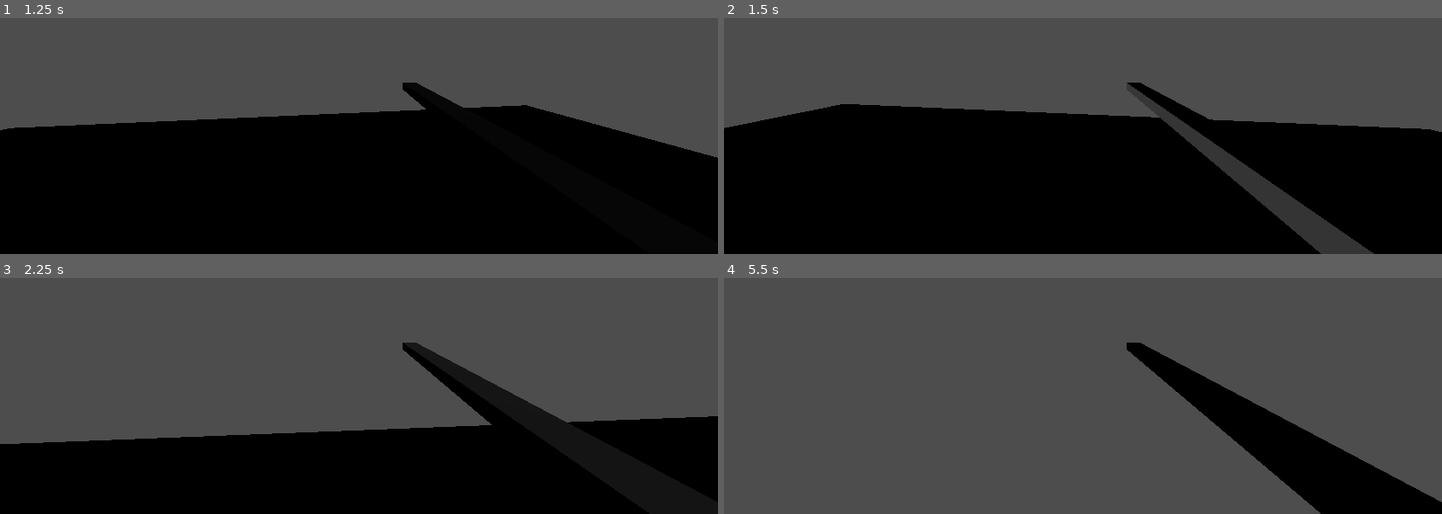
Above: before the commit, frames 1-4 (two rows, left to right).
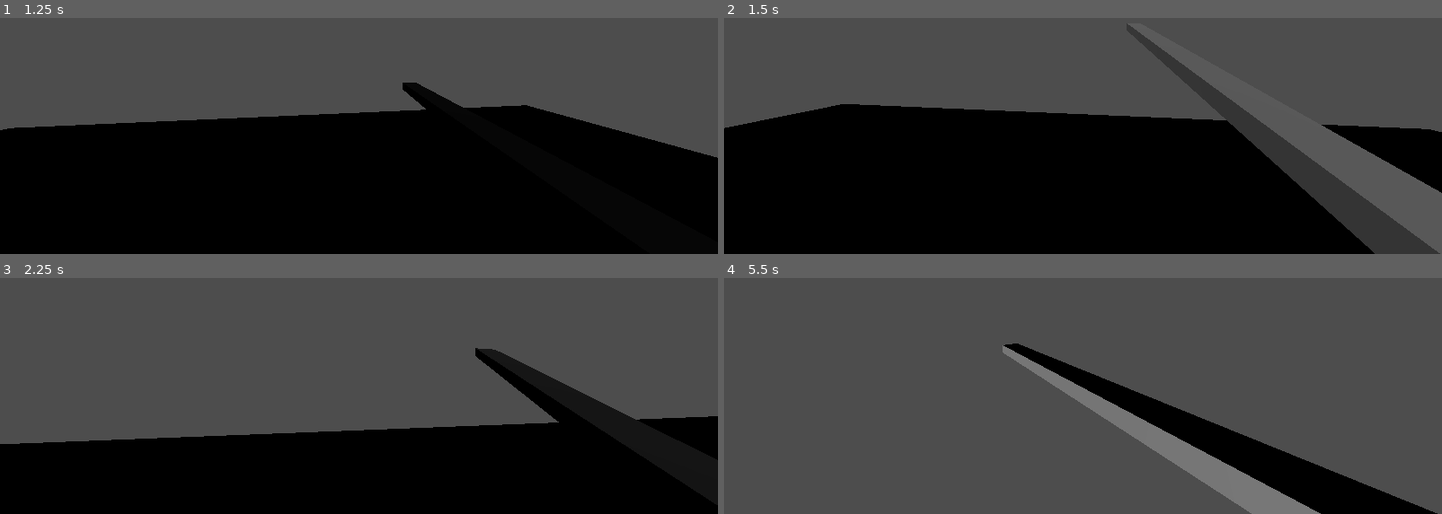
Above: after the commit, the same moments.

Repository: Rule2k/slasher
Game: Godot game, scene res://scenes/main/Main.tscn
Same seed, same stepped clock (60 frames per second), same inputs: the game is played once before the commit and once after it.
Inputs (mouse positions are in pixels of both pictures, inside the frame that each line leads up to):
- Up to frame 1 (1.25 s): tap Enter at 0.5 s; move the mouse to (394, 51) at 0.52 s; hold W (move_forward) from 0.53 s (still down); click (394, 51) at 0.6 s; tap Space (jump) at 0.77 s
- Up to frame 2 (1.5 s): keep holding W (move_forward); move the mouse to (1047, 53) at 1.27 s; tap Q (attack_overhead) at 1.35 s
- Up to frame 3 (2.25 s): keep holding W (move_forward); tap Space (jump) at 1.52 s; move the mouse to (373, 306) at 2.02 s; right-click (373, 306) at 2.1 s
- Up to frame 4 (5.5 s): keep holding W (move_forward); move the mouse to (1075, 318) at 2.77 s; tap E (attack_stab) at 2.85 s; tap Space (jump) at 3.02, 3.77, 4.52 s; move the mouse to (1133, 318) at 3.52 s; click (1133, 318) at 3.6 s; move the mouse to (1025, 308) at 4.27 s; tap Q (attack_overhead) at 4.35 s; move the mouse to (1090, 313) at 5.02 s; right-click (1090, 313) at 5.1 s

Frame 1 is identical in both runs. In frame 2, 12% of the frame differs, in the area x 56-100%, y 25-100%; in frame 3, 4.6%; in frame 4, 13%, in the area x 38-100%, y 27-100%.

Commit message:
feat: add animations for all attack directions
- right: mirror of left (Y axis)
- overhead: inverted X axis (tip pulls down on windup, swings up on impact)
- stab: position-based on Z axis (pullback +0.5, light thrust -0.5, heavy thrust -0.8)

Diff:
--- a/scenes/main/Main.tscn
+++ b/scenes/main/Main.tscn
@@ -94,12 +94,165 @@
 "values": [Vector3(0, 0, 0), Vector3(0, 1.2217305, 0)]
 }
 
+[sub_resource type="Animation" id="Animation_oh"]
+resource_name = "overhead_heavy"
+length = 0.6
+tracks/0/type = "value"
+tracks/0/imported = false
+tracks/0/enabled = true
+tracks/0/path = NodePath(".:rotation")
+tracks/0/interp = 1
+tracks/0/loop_wrap = true
+tracks/0/keys = {
+"times": PackedFloat32Array(0, 0.15, 0.6),
+"transitions": PackedFloat32Array(1, 1, 1),
+"update": 0,
+"values": [Vector3(1.2217305, 0, 0), Vector3(-1.7453293, 0, 0), Vector3(0, 0, 0)]
+}
+
+[sub_resource type="Animation" id="Animation_ol"]
+resource_name = "overhead_light"
+length = 0.45
+tracks/0/type = "value"
+tracks/0/imported = false
+tracks/0/enabled = true
+tracks/0/path = NodePath(".:rotation")
+tracks/0/interp = 1
+tracks/0/loop_wrap = true
+tracks/0/keys = {
+"times": PackedFloat32Array(0, 0.15, 0.45),
+"transitions": PackedFloat32Array(1, 1, 1),
+"update": 0,
+"values": [Vector3(1.2217305, 0, 0), Vector3(-1.3962634, 0, 0), Vector3(0, 0, 0)]
+}
+
+[sub_resource type="Animation" id="Animation_ow"]
+resource_name = "overhead_windup"
+length = 0.3
+tracks/0/type = "value"
+tracks/0/imported = false
+tracks/0/enabled = true
+tracks/0/path = NodePath(".:rotation")
+tracks/0/interp = 1
+tracks/0/loop_wrap = true
+tracks/0/keys = {
+"times": PackedFloat32Array(0, 0.3),
+"transitions": PackedFloat32Array(1, 1),
+"update": 0,
+"values": [Vector3(0, 0, 0), Vector3(1.2217305, 0, 0)]
+}
+
+[sub_resource type="Animation" id="Animation_rh"]
+resource_name = "right_heavy"
+length = 0.6
+tracks/0/type = "value"
+tracks/0/imported = false
+tracks/0/enabled = true
+tracks/0/path = NodePath(".:rotation")
+tracks/0/interp = 1
+tracks/0/loop_wrap = true
+tracks/0/keys = {
+"times": PackedFloat32Array(0, 0.15, 0.6),
+"transitions": PackedFloat32Array(1, 1, 1),
+"update": 0,
+"values": [Vector3(0, -1.2217305, 0), Vector3(0, 1.7453293, 0), Vector3(0, 0, 0)]
+}
+
+[sub_resource type="Animation" id="Animation_rl"]
+resource_name = "right_light"
+length = 0.45
+tracks/0/type = "value"
+tracks/0/imported = false
+tracks/0/enabled = true
+tracks/0/path = NodePath(".:rotation")
+tracks/0/interp = 1
+tracks/0/loop_wrap = true
+tracks/0/keys = {
+"times": PackedFloat32Array(0, 0.15, 0.45),
+"transitions": PackedFloat32Array(1, 1, 1),
+"update": 0,
+"values": [Vector3(0, -1.2217305, 0), Vector3(0, 1.3962634, 0), Vector3(0, 0, 0)]
+}
+
+[sub_resource type="Animation" id="Animation_rw"]
+resource_name = "right_windup"
+length = 0.3
+tracks/0/type = "value"
+tracks/0/imported = false
+tracks/0/enabled = true
+tracks/0/path = NodePath(".:rotation")
+tracks/0/interp = 1
+tracks/0/loop_wrap = true
+tracks/0/keys = {
+"times": PackedFloat32Array(0, 0.3),
+"transitions": PackedFloat32Array(1, 1),
+"update": 0,
+"values": [Vector3(0, 0, 0), Vector3(0, -1.2217305, 0)]
+}
+
+[sub_resource type="Animation" id="Animation_sh"]
+resource_name = "stab_heavy"
+length = 0.6
+tracks/0/type = "value"
+tracks/0/imported = false
+tracks/0/enabled = true
+tracks/0/path = NodePath(".:position")
+tracks/0/interp = 1
+tracks/0/loop_wrap = true
+tracks/0/keys = {
+"times": PackedFloat32Array(0, 0.1, 0.6),
+"transitions": PackedFloat32Array(1, 1, 1),
+"update": 0,
+"values": [Vector3(0, 0, 0.5), Vector3(0, 0, -0.8), Vector3(0, 0, 0)]
+}
+
+[sub_resource type="Animation" id="Animation_sl"]
+resource_name = "stab_light"
+length = 0.45
+tracks/0/type = "value"
+tracks/0/imported = false
+tracks/0/enabled = true
+tracks/0/path = NodePath(".:position")
+tracks/0/interp = 1
+tracks/0/loop_wrap = true
+tracks/0/keys = {
+"times": PackedFloat32Array(0, 0.1, 0.45),
+"transitions": PackedFloat32Array(1, 1, 1),
+"update": 0,
+"values": [Vector3(0, 0, 0.5), Vector3(0, 0, -0.5), Vector3(0, 0, 0)]
+}
+
+[sub_resource type="Animation" id="Animation_sw"]
+resource_name = "stab_windup"
+length = 0.3
+tracks/0/type = "value"
+tracks/0/imported = false
+tracks/0/enabled = true
+tracks/0/path = NodePath(".:position")
+tracks/0/interp = 1
+tracks/0/loop_wrap = true
+tracks/0/keys = {
+"times": PackedFloat32Array(0, 0.3),
+"transitions": PackedFloat32Array(1, 1),
+"update": 0,
+"values": [Vector3(0, 0, 0), Vector3(0, 0, 0.5)]
+}
+
 [sub_resource type="AnimationLibrary" id="AnimationLibrary_tck0d"]
 _data = {
 &"RESET": SubResource("Animation_2tpxt"),
 &"left_heavy": SubResource("Animation_lh"),
 &"left_light": SubResource("Animation_ll"),
-&"left_windup": SubResource("Animation_jsdfw")
+&"left_windup": SubResource("Animation_jsdfw"),
+&"overhead_heavy": SubResource("Animation_oh"),
+&"overhead_light": SubResource("Animation_ol"),
+&"overhead_windup": SubResource("Animation_ow"),
+&"right_heavy": SubResource("Animation_rh"),
+&"right_light": SubResource("Animation_rl"),
+&"right_windup": SubResource("Animation_rw"),
+&"stab_heavy": SubResource("Animation_sh"),
+&"stab_light": SubResource("Animation_sl"),
+&"stab_windup": SubResource("Animation_sw")
 }
 
 [sub_resource type="CapsuleShape3D" id="CapsuleShape3D_u1xfj"]
